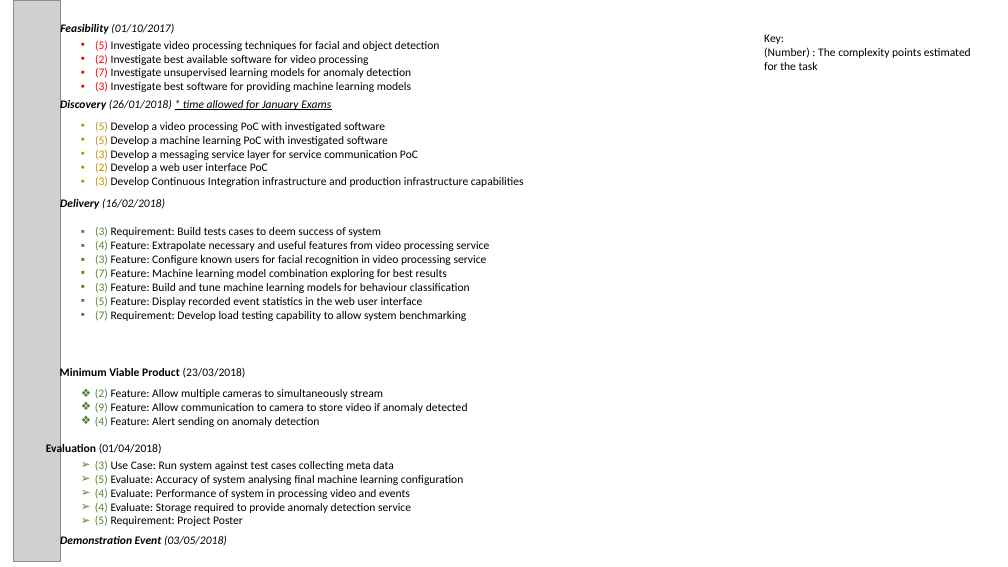
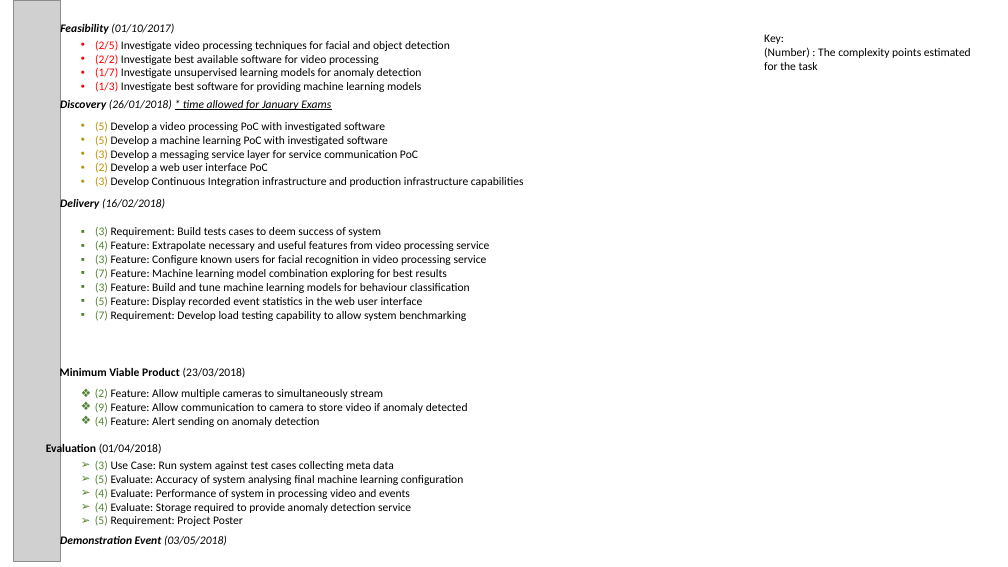
Before and after one commit to Guardian-Development/Finch-VideoProcessingFramework, a slide deck: slide 1 of Deliverables/ProjectPlan.pptx. Drawn at 1008x567 pixels with LibreOffice and Linux fonts; fonts in the diff are those of the drawing; grey boxes stand for pictures. Boxes give left, top, right and bottom in pixels: in the first picture for what was removed or moved away, otherwise in the second. Text is boxed around its words. In the diff, an @@ line names an element or a change of style, - is before the commit and + after.

```diff
--- a/Deliverables/ProjectPlan.pptx
+++ b/Deliverables/ProjectPlan.pptx
@@ text at (95, 40, 450, 92): text changed @@
-• (5) Investigate video processing techniques for facial and object detection
-• (2) Investigate best available software for video processing
-• (7) Investigate unsupervised learning models for anomaly detection
-• (3) Investigate best software for providing machine learning models
+• (2/5) Investigate video processing techniques for facial and object detection
+• (2/2) Investigate best available software for video processing
+• (1/7) Investigate unsupervised learning models for anomaly detection
+• (1/3) Investigate best software for providing machine learning models
```
Also in this commit, not shown: 1 other file.
